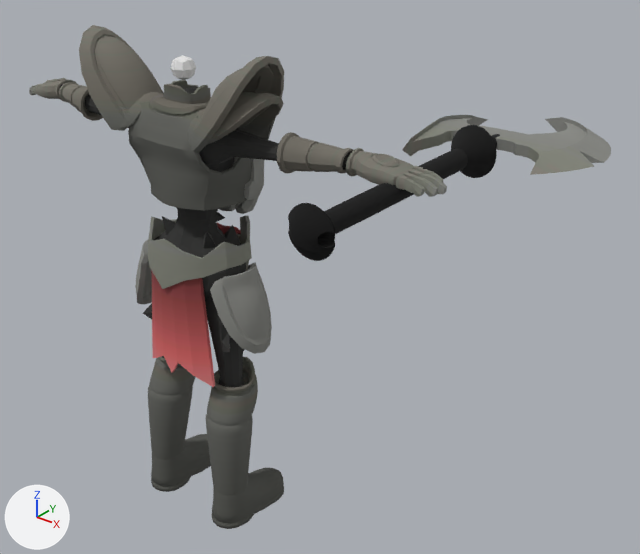
An edit to the FBX model XideriaAOST/Assets/Prefabs/TeteNew/TeteAnimado.fbx, drawn before and after from the same camera.
Camera for both pictures: a 50 mm lens placed at (4.08, -3.76, 4.49), pointed at (0.5, 0.7, 1.72). Arrows for +X, +Y and +Z are at lower left; the lights stay in place. The older version comes first. Where no turn or scale is listed for an object, it has been applied to the vertices.

In view in the first picture: 'Axe_Tete', 'Botas.001', 'Cinto', 'Coso del costado', 'Cube.006', 'Cuerpo Real', 'Guante Final', 'Hombrera Alta', 'Lengua.001', 'Pechera' and 1 more.
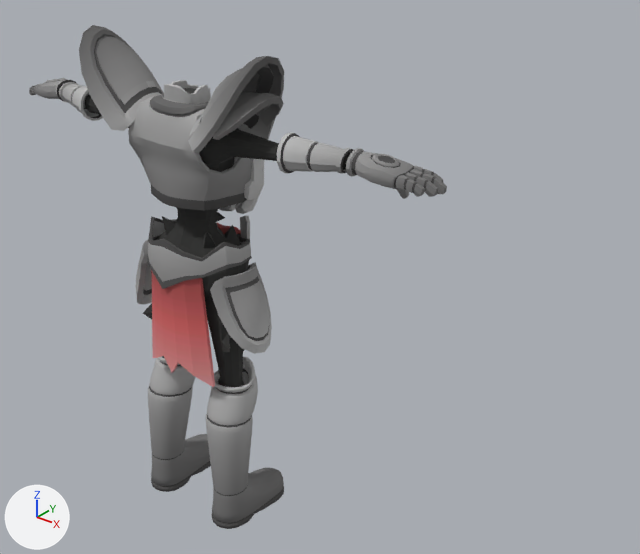
Location of each change, [x1, y1, x2, y2] in pixels of the pictures (640 x 554 px; the box of a moved part takes in the faces that stretch with it):
'Botas.001', surface changed (lighter)
    both: [148, 357, 284, 524]
'Axe_Tete', deleted
    before: [288, 115, 611, 261]
'Hombrera Alta', surface changed, reshaped
    both: [79, 25, 284, 153]
'Pechera', surface changed (lighter)
    both: [128, 80, 264, 214]
'Guante Final', surface changed
    both: [29, 78, 447, 197]
'Coso del costado', surface changed
    both: [135, 240, 272, 354]
'Cinto', surface changed
    both: [148, 215, 252, 289]
'Cube.006', deleted
    before: [171, 55, 196, 80]
part 3 of me_cube_016, surface changed
    both: [151, 270, 215, 387]
part 4 of me_cube_006, moved or reshaped
    before: [187, 109, 275, 147]
    after: [191, 109, 275, 153]
part 5 of me_cube_006, cut back
    before: [120, 91, 164, 128]
    after: [104, 81, 164, 129]
part 6 of me_cube_006, surface changed
    both: [79, 25, 284, 149]
part 7 of me_cube_003, reshaped
    both: [148, 216, 252, 289]
part 8 of me_cube_003, surface changed
    both: [149, 215, 250, 284]
part 9 of me_cube_005, reshaped
    after: [210, 271, 261, 301]
part 10 of me_cube_005, surface changed
    both: [135, 240, 272, 354]

The change, as a list of edits to the scene's bpy script:
```text
Change mat_armor_004:
    mat_armor_004.texture: img_colortete_jpg -> img_normal_png
Change me_cube_003:
    remove me_cube_003.from_pydata(...)  # 92 vertices, 92 faces; spans x -0.394..0.394, y -0.433..0.219, z -0.302..0.19
    add me_cube_003.from_pydata(...)  # 178 vertices, 178 faces; spans x -0.394..0.394, y -0.433..0.219, z -0.302..0.19
    me_cube_003 part 7
    2 vertices are removed from x 0.201..0.251, y 0.122..0.161, z 0.028..0.053
    47 faces are deleted
    4 vertices in x -0.374..0.374, y -0.185..-0.09, z -0.027..-0.022 move by (0.0, 0.001, 0.0)
    4 vertices in x -0.347..0.347, y -0.173..-0.07, z 0.091..0.158 move by (0.0, -0.001, 0.0)
    6 vertices move from x -0.262..0.262, y 0.116..0.177, z -0.102..0.018 to x -0.263..0.263, y 0.115..0.177, z -0.103..0.018
    88 vertices are added at x -0.39..0.39, y -0.428..0.217, z -0.254..0.174
    133 new faces join them
    me_cube_003 part 8: 45 kept faces spanning x -0.394..0.394, y -0.433..0.219, z -0.302..0.19 get new texture (UV) coordinates
Change me_cube_008:
    where me_cube_008.from_pydata(...)  # 3852 vertices, 3848 faces; spans x -0.488..0.488, y -0.284..0.373, z -0.457..0.76
    me_cube_008 part 11: texture (UV) coordinates of 3848 of 3848 faces, centred in x -0.486..0.486, y -0.28..0.37, z -0.457..0.752, changed; they spanned u 0.05..0.12, v 0.06..0.3 and now span u 0.13..0.86, v 0.04..0.96
Change me_cube_006:
    remove me_cube_006.from_pydata(...)  # 796 vertices, 788 faces; spans x -0.79..0.79, y -0.27..0.3, z -0.26..0.38
    add me_cube_006.from_pydata(...)  # 720 vertices, 712 faces; spans x -0.79..0.79, y -0.27..0.3, z -0.26..0.38
    me_cube_006 part 4: 76 vertices removed from x 0.21..0.5, y -0.23..0.27, z -0.25..0.06; 38 vertices added at x 0.3..0.5, y -0.27..0.29, z -0.21..0.06
    me_cube_006 part 5: 74 vertices removed from x -0.5..-0.21, y -0.23..0.27, z -0.25..0.05; 36 vertices added at x -0.5..-0.3, y -0.27..0.29, z -0.21..0.03
    me_cube_006 part 6: 545 kept faces spanning x -0.79..0.79, y -0.27..0.3, z -0.26..0.38 get new texture (UV) coordinates
Change me_cube_007:
    where me_cube_007.from_pydata(...)  # 1968 vertices, 1924 faces; spans x -1.79..1.79, y -0.25..0.19, z -0.2..0.15
    me_cube_007 part 1: texture (UV) coordinates of 1924 of 1924 faces, centred in x -1.79..1.79, y -0.25..0.19, z -0.2..0.14, changed; they spanned u 0.05..0.12, v 0.32..0.9 and now span u 0.26..0.72, v 0.02..0.97
Change me_cube_002:
    where me_cube_002.from_pydata(...)  # 1656 vertices, 1666 faces; spans x -0.411..0.41, y -0.229..0.456, z -0.678..0.266
    me_cube_002 part 2: texture (UV) coordinates of 1666 of 1666 faces, centred in x -0.401..0.4, y -0.219..0.455, z -0.667..0.264, changed; they spanned u 0.01..0.16, v 0.13..0.99 and now span u 0.01..0.82, v 0.02..0.99
Change me_cube_005:
    remove me_cube_005.from_pydata(...)  # 380 vertices, 376 faces; spans x -0.593..0.593, y -0.228..0.243, z -0.326..0.233
    add me_cube_005.from_pydata(...)  # 432 vertices, 428 faces; spans x -0.593..0.593, y -0.228..0.243, z -0.326..0.233
    me_cube_005 part 9: 1 vertex moved from x 0.312, y -0.194, z 0.137 to x 0.311, y -0.194, z 0.137; 2 vertices removed from x 0.381..0.439, y -0.163..-0.091, z 0.088..0.098; 28 vertices added at x 0.283..0.488, y -0.226..0.237, z 0.075..0.149
    me_cube_005 part 10: 316 kept faces spanning x -0.593..0.593, y -0.228..0.243, z -0.326..0.233 get new texture (UV) coordinates
    other edits to the shape of me_cube_005 do not show in these pictures
Change me_cube_016:
    where me_cube_016.from_pydata(...)  # 30 vertices, 26 faces; spans x -0.305..0.305, y -0.053..0.073, z -0.479..0.361
    me_cube_016 part 3: texture (UV) coordinates of 26 of 26 faces, centred in x -0.267..0.267, y -0.043..0.056, z -0.442..0.361, changed; they spanned u 0.2..0.31, v 0.21..0.84 and now span u 0.23..0.31, v 0.42..0.97
Remove ob_cube_006:
    ob_cube_006 = bpy.data.objects.new('Cube.006', me_cube_001)
Remove ob_axe_tete:
    ob_axe_tete = bpy.data.objects.new('Axe_Tete', me_axe_tete_003)
```
